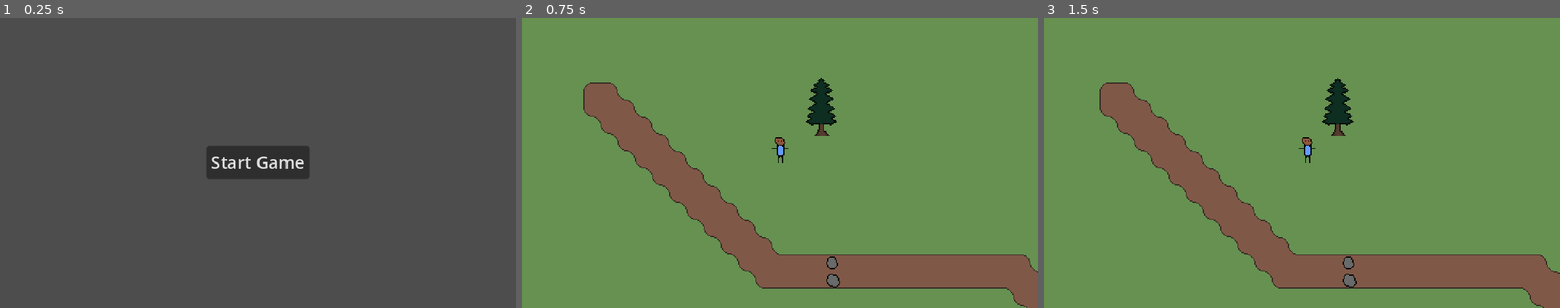
Above: before the commit, frames 1-3 (left to right).
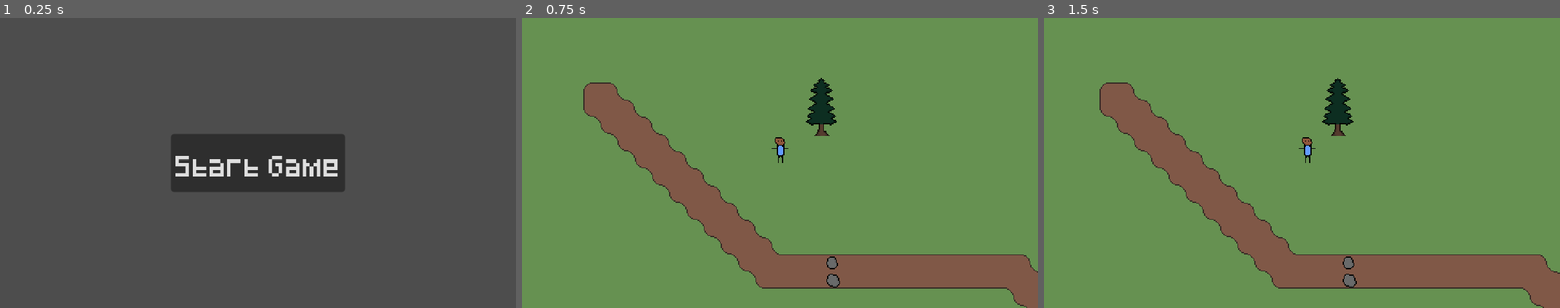
Above: after the commit, the same moments.

Repository: StormLight14/nightfall-mirror
Game: Godot game, scene res://menus/main/main_menu.tscn
Two runs of this game, one before a commit and one after it. Both use one fixed random seed, a clock stepped at 60 frames per second and the inputs below.
Inputs:
- Up to frame 1 (0.25 s): no input
- Up to frame 2 (0.75 s): click "Start Game" at 0.5 s
- Up to frame 3 (1.5 s): tap Enter at 1.25 s; hold D (right) from 1.28 s (still down); tap E (interact) at 1.35 s

The runs differ from the first frame. In frame 1, 5.0% of the frame differs, in the area x 33-67%, y 40-60%; in frame 2, nothing differs; in frame 3, nothing differs.

Commit message:
delete icon.svg; set default font to Pixeled

Diff:
--- a/icon.svg
+++ /dev/null
@@ -1 +0,0 @@
-<svg xmlns="http://www.w3.org/2000/svg" width="128" height="128"><rect width="124" height="124" x="2" y="2" fill="#363d52" stroke="#212532" stroke-width="4" rx="14"/><g fill="#fff" transform="translate(12.322 12.322)scale(.101)"><path d="M105 673v33q407 354 814 0v-33z"/><path fill="#478cbf" d="m105 673 152 14q12 1 15 14l4 67 132 10 8-61q2-11 15-15h162q13 4 15 15l8 61 132-10 4-67q3-13 15-14l152-14V427q30-39 56-81-35-59-83-108-43 20-82 47-40-37-88-64 7-51 8-102-59-28-123-42-26 43-46 89-49-7-98 0-20-46-46-89-64 14-123 42 1 51 8 102-48 27-88 64-39-27-82-47-48 49-83 108 26 42 56 81zm0 33v39c0 276 813 276 814 0v-39l-134 12-5 69q-2 10-14 13l-162 11q-12 0-16-11l-10-65H446l-10 65q-4 11-16 11l-162-11q-12-3-14-13l-5-69z"/><path d="M483 600c0 34 58 34 58 0v-86c0-34-58-34-58 0z"/><circle cx="725" cy="526" r="90"/><circle cx="299" cy="526" r="90"/></g><g fill="#414042" transform="translate(12.322 12.322)scale(.101)"><circle cx="307" cy="532" r="60"/><circle cx="717" cy="532" r="60"/></g></svg>
--- a/project.godot
+++ b/project.godot
@@ -13,7 +13,6 @@
 config/name="Nightfall"
 run/main_scene="res://menus/main/main_menu.tscn"
 config/features=PackedStringArray("4.3", "Forward Plus")
-config/icon="res://icon.svg"
 
 [autoload]
 
@@ -34,6 +33,7 @@
 [gui]
 
 theme/custom="res://ui/themes/main.tres"
+theme/custom_font="res://ui/fonts/Pixeled.ttf"
 
 [input]
 
Not shown, removed: icon.svg.import
